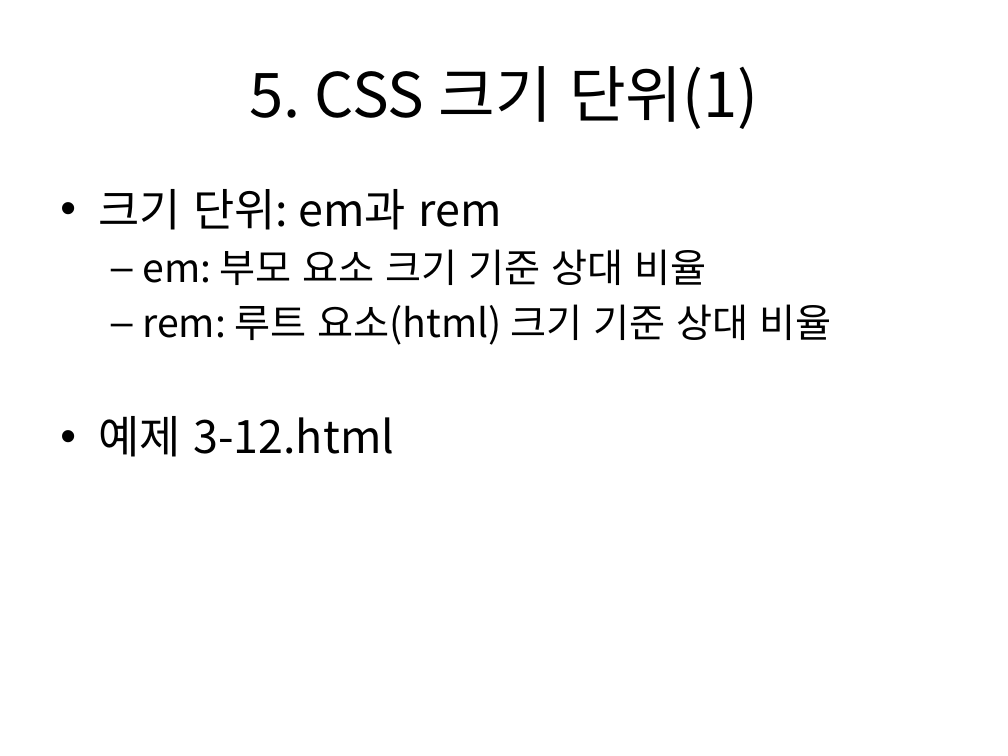
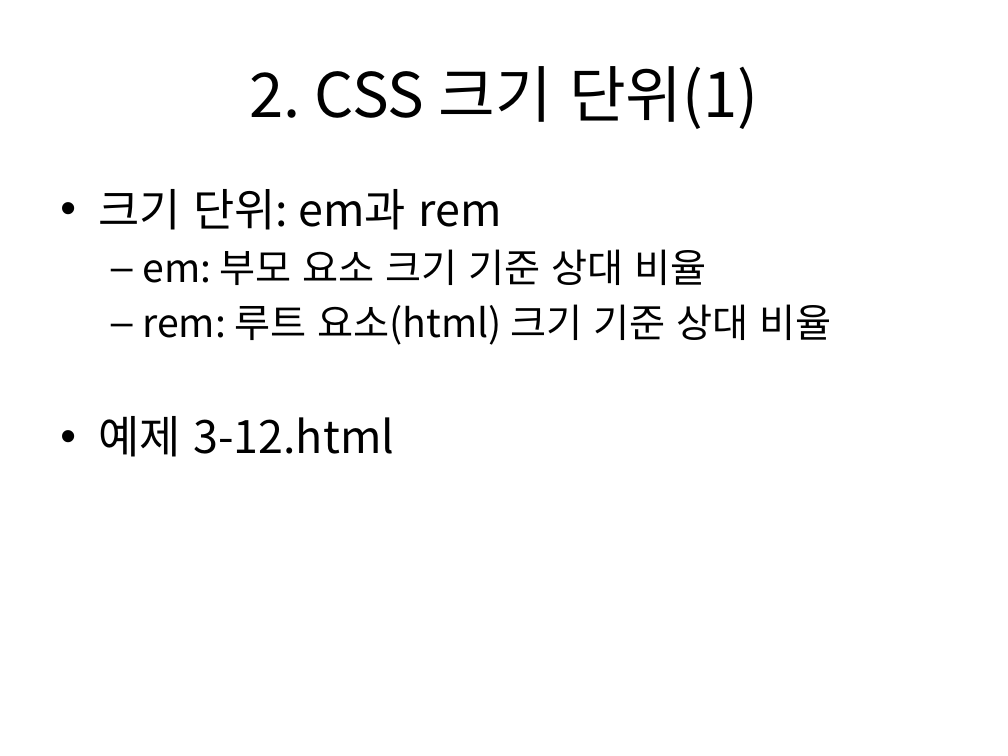
Before and after one commit to kdkcom1234/git2021, a slide deck: slide 13 of 1-html-css/03. CSS3 선택자 및 스타일 속성(1).pptx. Drawn at 1008x756 pixels with LibreOffice and Linux fonts; fonts in the diff are those of the drawing. Boxes give left, top, right and bottom in pixels: in the first picture for what was removed or moved away, otherwise in the second. Text is boxed around its words. In the diff, an @@ line names an element or a change of style, - is before the commit and + after.

```diff
--- a/1-html-css/03. CSS3 선택자 및 스타일 속성(1).pptx
+++ b/1-html-css/03. CSS3 선택자 및 스타일 속성(1).pptx
@@ title at (249,66,758,129): text changed @@
-5. CSS 크기 단위(1)
+2. CSS 크기 단위(1)
```
Also in this commit, not shown: 12 other slides changed.
